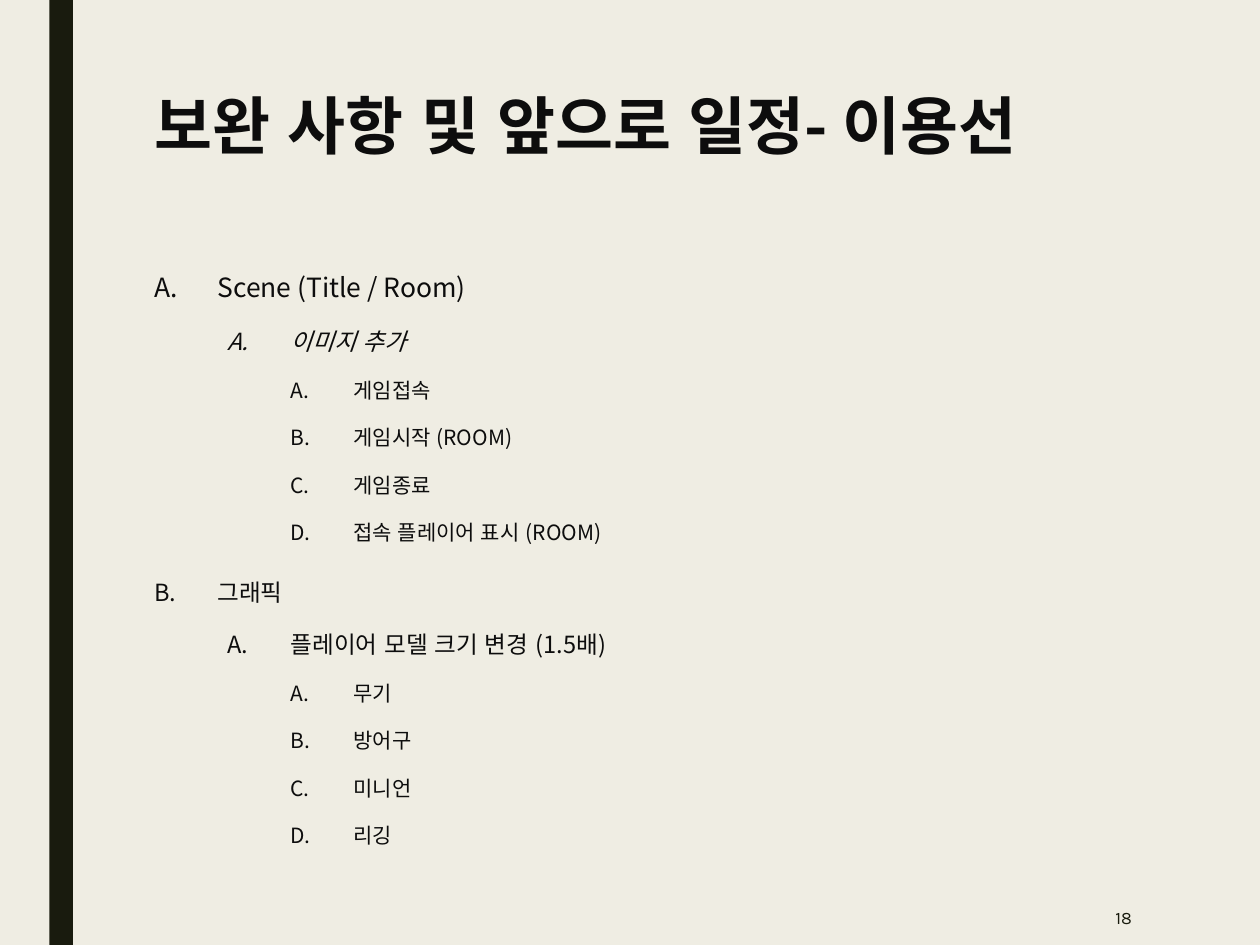
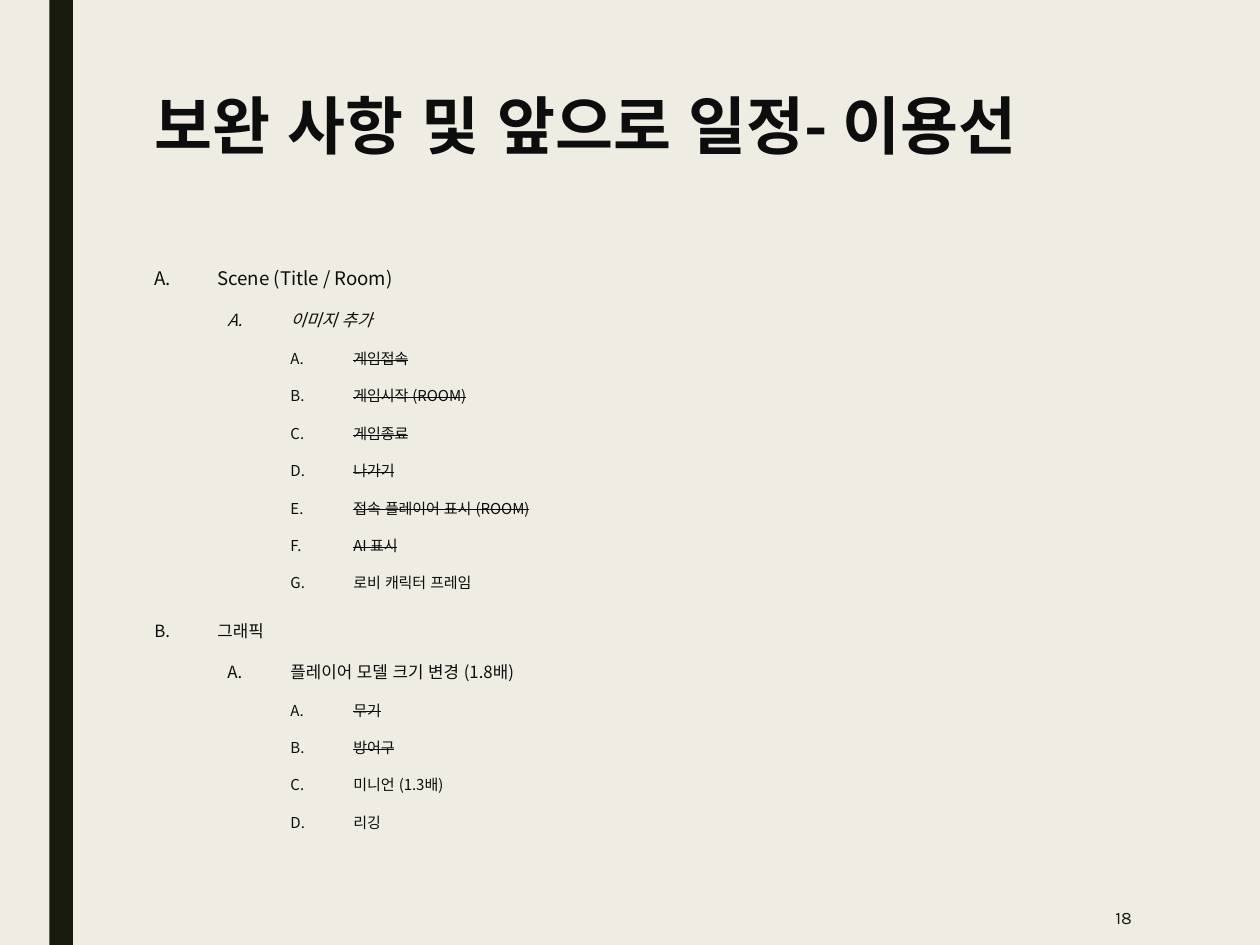
Before and after one commit to Kim2Kang/Documents, a slide deck: slide 18 of 진행사항.pptx. Drawn at 1260x945 pixels with LibreOffice and Linux fonts; fonts in the diff are those of the drawing. Boxes give left, top, right and bottom in pixels: in the first picture for what was removed or moved away, otherwise in the second. Text is boxed around its words. In the diff, an @@ line names an element or a change of style, - is before the commit and + after.

Commit message:
진행사항 ppt
진행사항 ppt

```diff
--- a/진행사항.pptx
+++ b/진행사항.pptx
@@ text at (217,270,530,830): size 15.1 to 10.7 pt in "Scene (Title / Room)"; size 13.6 to 9.6 pt in "이미지 추가", "그래픽"; size 12 to 8.5 pt in "게임접속", "게임시작 (ROOM)", "게임종료", "접속 플레이어 표시 (ROOM)" and 3 more places; strikethrough on in "게임접속", "게임시작 (ROOM)", "게임종료", "접속 플레이어 표시 (ROOM)" and 2 more places @@
@@ text at (353,463,394,477): paragraph added @@
+    D. 나가기
@@ text at (353,538,471,590): paragraphs added @@
+    F. AI 표시
+    G. 로비 캐릭터 프레임
@@ text at (290,664,514,681): text changed; size 13.6 to 9.6 pt @@
-  A. 플레이어 모델 크기 변경 (1.5배)
+  A. 플레이어 모델 크기 변경 (1.8배)
@@ text at (353,777,444,793): text changed; size 12 to 8.5 pt @@
-    C. 미니언
+    C. 미니언 (1.3배)
```
